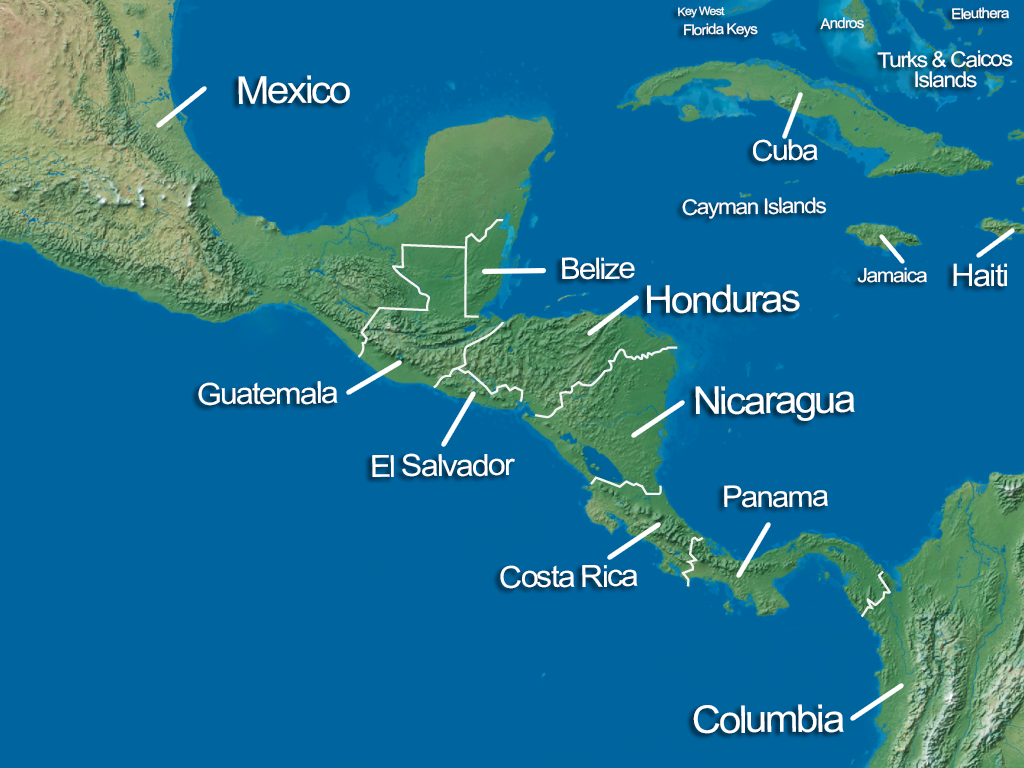
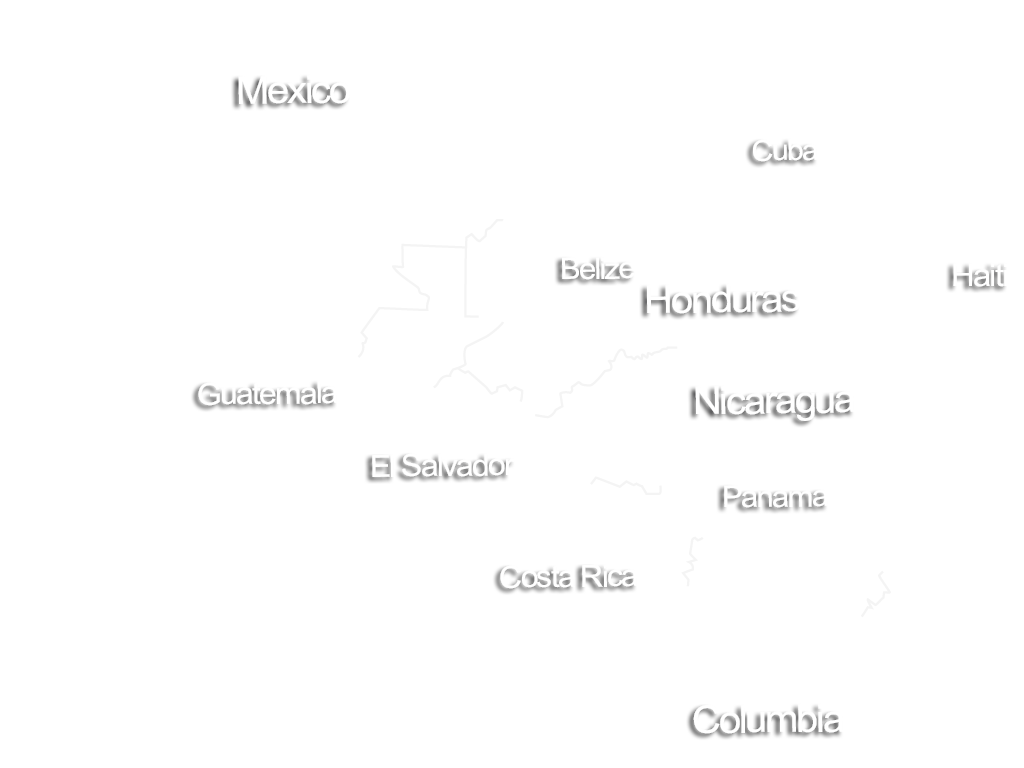
Comparing the layer stacks of the two 1024 × 768 images. Changes:
hid "Shape 1 copy 29" over [881, 236, 903, 262]
hid "Jamaica" over [857, 267, 927, 283]
hid "Key West" over [678, 6, 725, 18]
hid "Florida Keys" over [684, 23, 758, 38]
hid "Eleuthera" over [952, 7, 1009, 20]
hid "Andros" over [820, 17, 864, 30]
hid "Turks & Caicos Islands" over [877, 50, 1013, 88]
hid "Cayman Islands" over [682, 197, 827, 219]
hid "Background" over [0, 0, 1024, 768]
